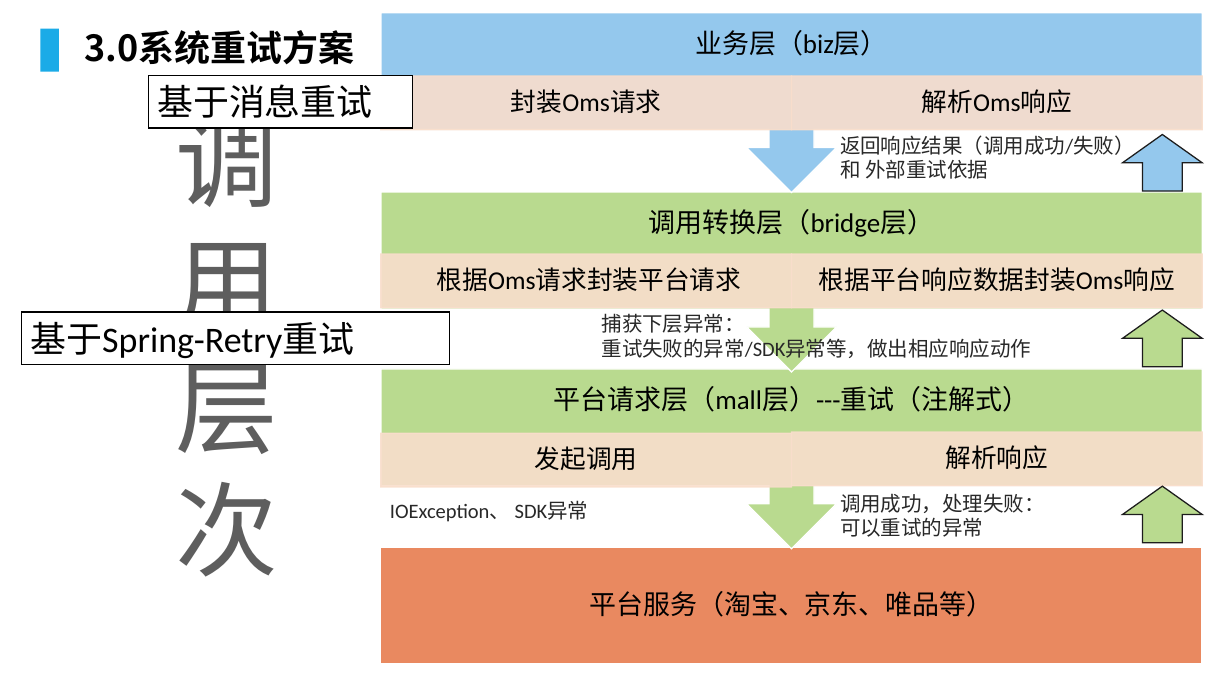
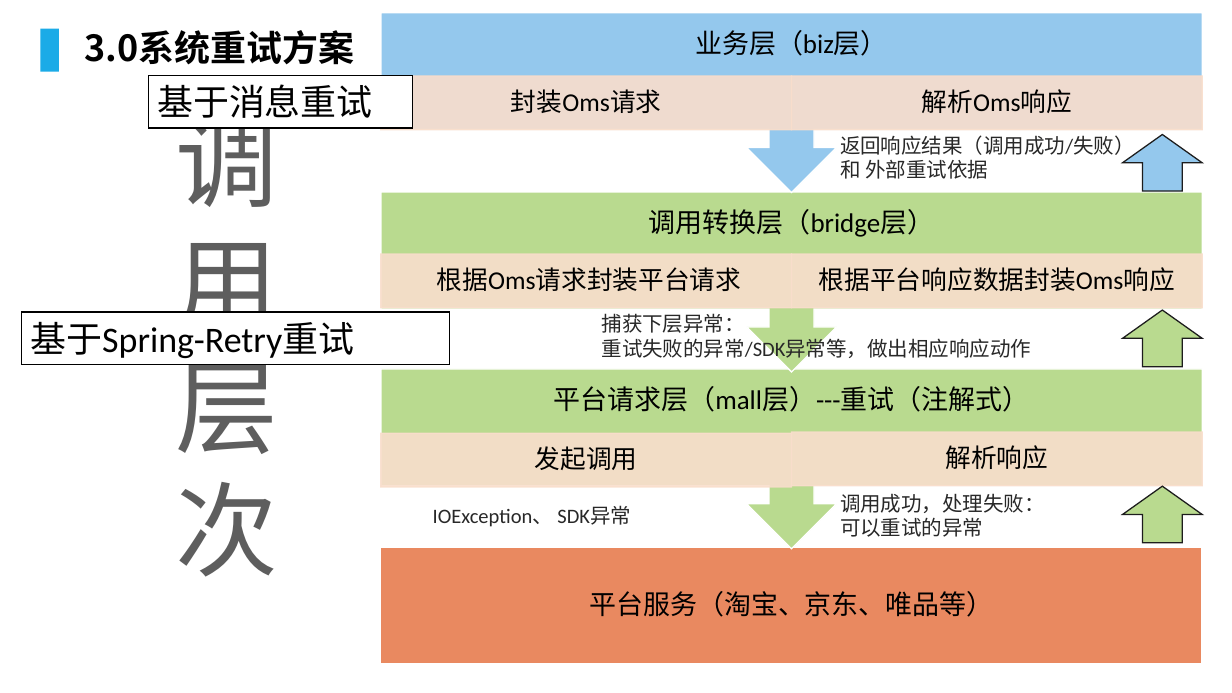
Before and after one commit to lcc929/notes, a slide deck: slide 9 of Spring-Retry.pptx (slide 7 before the commit). Drawn at 1232x693 pixels with LibreOffice and Linux fonts; fonts in the diff are those of the drawing; background and template pictures are left out. Boxes give left, top, right and bottom in pixels: in the first picture for what was removed or moved away, otherwise in the second. Text is boxed around its words. In the diff, an @@ line names an element or a change of style, - is before the commit and + after.

```diff
--- a/Spring-Retry.pptx
+++ b/Spring-Retry.pptx
@@ text "IOException、 SDK异常": place and size @@
-text "IOException、 SDK异常" at (390, 501, 589, 522)
+text "IOException、 SDK异常" at (433, 506, 631, 527)
```
Also in this commit, not shown: 3 other slides changed, 2 slides added.
